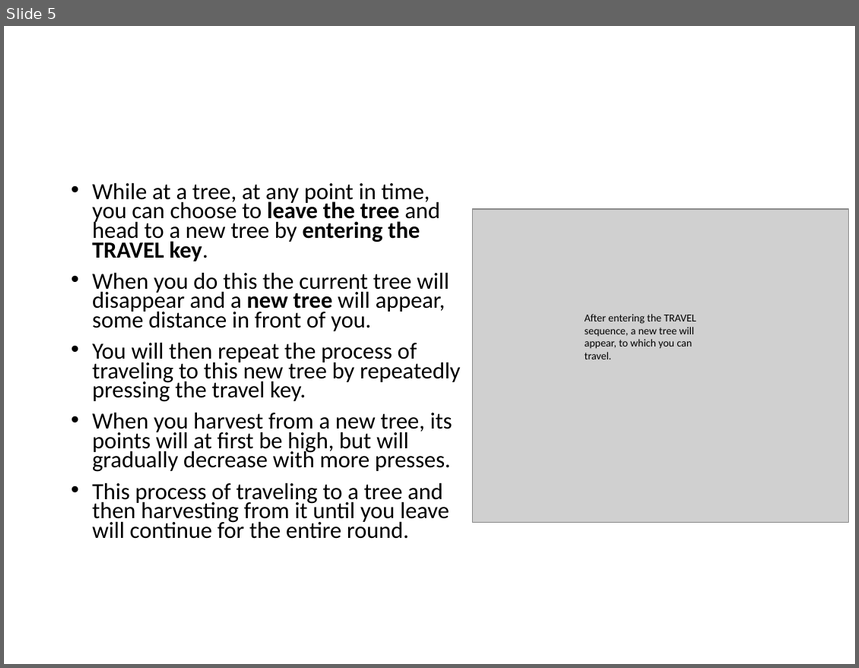
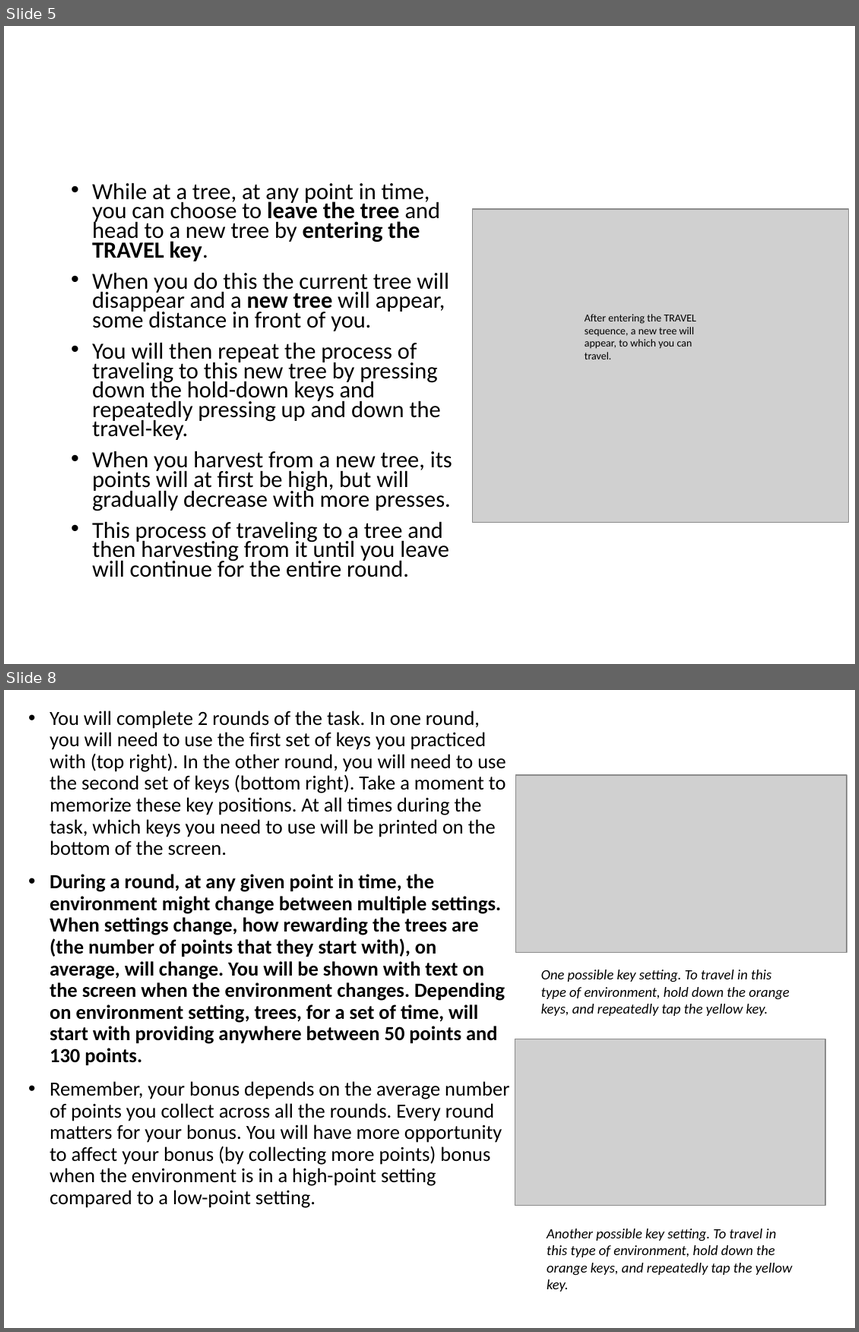
Before and after one commit to evanrussek/forage_jsp_2, a slide deck: public/ver_6/Stimuli/forage_instructions.pptx. Shown one above the other, each under a label of ours: slide 5 before the commit, slides 5 and 8 after it; the slides between them are not shown. The pictures are 859x668 and 859x1332 pixels, drawn with LibreOffice and Linux fonts; fonts in the diff are those of the drawing; grey boxes stand for pictures. Boxes give left, top, right and bottom in pixels: in the first picture for what was removed or moved away, otherwise in the second. Text is boxed around its words. In the diff, an @@ line names an element or a change of style, - is before the commit and + after.

```diff
--- a/public/ver_6/Stimuli/forage_instructions.pptx
+++ b/public/ver_6/Stimuli/forage_instructions.pptx
@@ slide 8 added at (4, 690, 855, 1328), background #FFFFFF @@
@@ text added at (50, 711, 509, 1208), 17 pt, text #000000 @@
+• You will complete 2 rounds of the task. In one round, you will need to use the first set of keys you practiced with (top right). In the other round, you will need to use the second set of keys (bottom right). Take a moment to memorize these key positions. At all times during the task, which keys you need to use will be printed on the bottom of the screen.
+• During a round, at any given point in time, the environment might change between multiple settings. When settings change, how rewarding the trees are (the number of points that they start with), on average, will change. You will be shown with text on the screen when the environment changes. Depending on environment setting, trees, for a set of time, will start with providing anywhere between 50 points and 130 points.
+• Remember, your bonus depends on the average number of points you collect across all the rounds. Every round matters for your bonus. You will have more opportunity to affect your bonus (by collecting more points) bonus when the environment is in a high-point setting compared to a low-point setting.
@@ picture added at (516, 775, 848, 953) @@
@@ text added at (541, 970, 790, 1016), 12 pt, text #000000, italic @@
+One possible key setting. To travel in this type of environment, hold down the orange keys, and repeatedly tap the yellow key.
@@ picture added at (515, 1040, 826, 1206) @@
@@ text added at (547, 1229, 793, 1292), 12 pt, text #000000, italic @@
+Another possible key setting. To travel in this type of environment, hold down the orange keys, and repeatedly tap the yellow key.
@@ slide 5 changed as well @@
@@ text at (92, 343, 441, 440): text changed @@
-• You will then repeat the process of traveling to this new tree by repeatedly pressing the travel key.
+• You will then repeat the process of traveling to this new tree by pressing down the hold-down keys and repeatedly pressing up and down the travel-key.
```
Also in this commit, not shown: 7 other slides changed, 1 slide removed, 16 other files.
